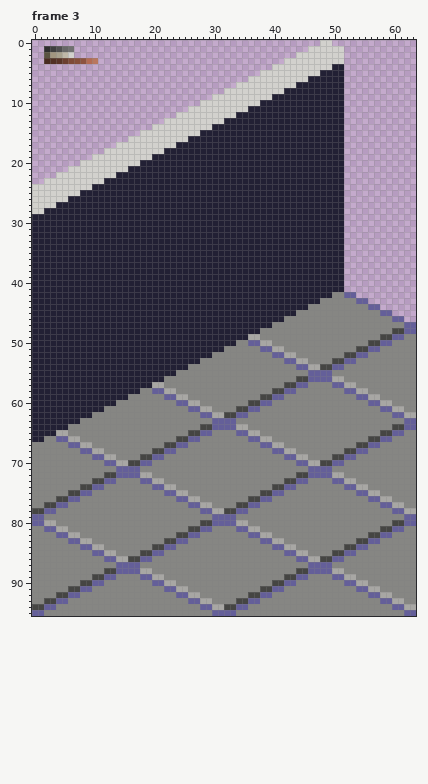
File history of a pixel-art file, assets/POI/Poi base.aseprite. That is the earlier state.
64x96 pixels, 9 frames. Shown: frame 3.
The result:
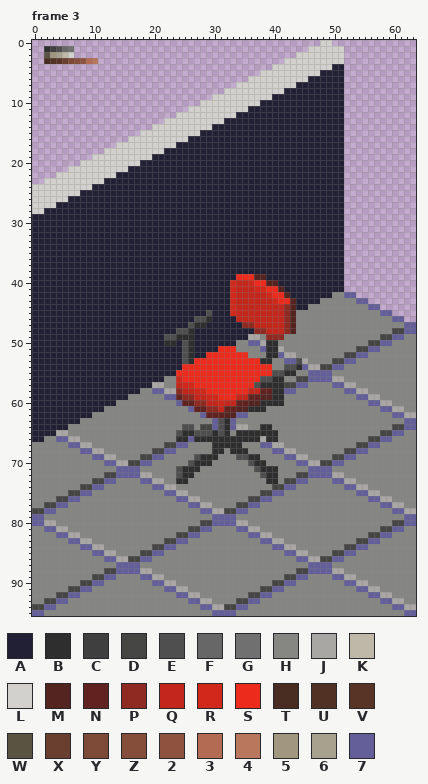
Palette (. is transparent): A #222034  B #2e2e2e  C #3f3f3f  D #454543  E #4f4f4f  F #676767  G #707070  H #868683  J #a8a7a4  K #bfb8a8  L #d2d1cd  M #542421  N #61231f  P #8f2a22  Q #c3271b  R #d1281c  S #ec2b1d  T #492c21  U #513124  V #583427  W #5a5341  X #6b3f30  Y #7e4a38  Z #854e3a  2 #8d533f  3 #b36b53  4 #b9775e  5 #a19680  6 #a8a18e  7 #645f99
Diff:
Changed rows in their new state; - is an unchanged pixel.
Frame 3, layer "Layer 4":
first column x 22:
39 ------------SSSMM------
40 -----------RQQRSSMM----
41 -----------RQQQRRSSM---
42 -----------RQQQQQRSSM--
43 -----------RQQQQQQRSSM-
44 -----------RQQQQQQQQPM-
45 -------E---RQQQQQQQQPM-
46 -----EEB----QQQQQQQQPM-
47 ----EBB------PPQQQQQPM-
48 --EEB----------PPQQQPM-
49 EEBBB------------PPP---
50 BB-EB------------BB----
51 ---EB----SSS-----BB----
52 ---EB--SSSSSSS---BB----
53 ---EBSSSSSSSSSSSBB----E
54 ---SSSSSSSSSSSSSSS--EEB
55 --SSSSSSSSSSSSSSSSEEBB-
56 --RSSSSSSSSSSSSSEEBB---
57 --QRRSSSSSSSSSSEBBBB---
58 --PQQRRSSSSSSSQQNNBB---
59 --NPPQQRRSSSQQNNMMBB---
60 ---NNPPQQRQQNNMMBBBB---
61 -----NNPPQNNMMBBB------
62 -------NNNMM-----------
63 ---------EB------------
64 ---EE----EB-----BB-----
65 --EBBEEEBEB-BBBBBBB----
66 --BB-BBBBBBBBBBB-BB----
67 --------BBBBB----------
68 --------BB-BBB---------
69 -----EBBB---EEBB-------
70 ----EBBB------EBB------
71 --EBBB---------EBBB----
72 --EBB-----------EBB----
73 --BB-------------BB----
Where, in picture pixels (left, top, right, bottom), the same in both pictures:
changed: (164, 274, 302, 484)
